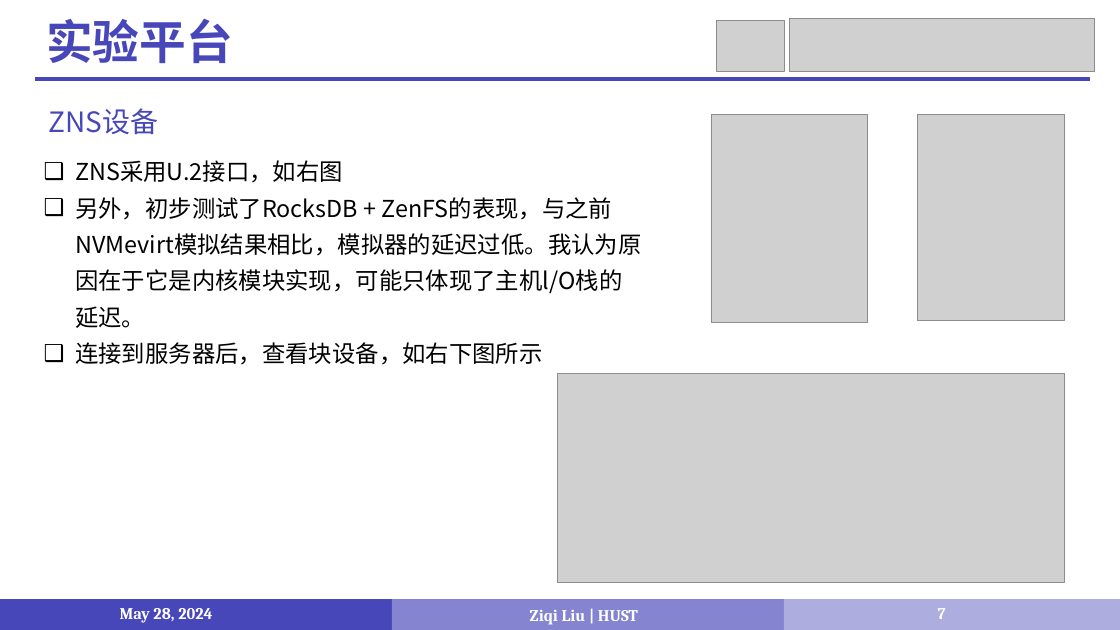
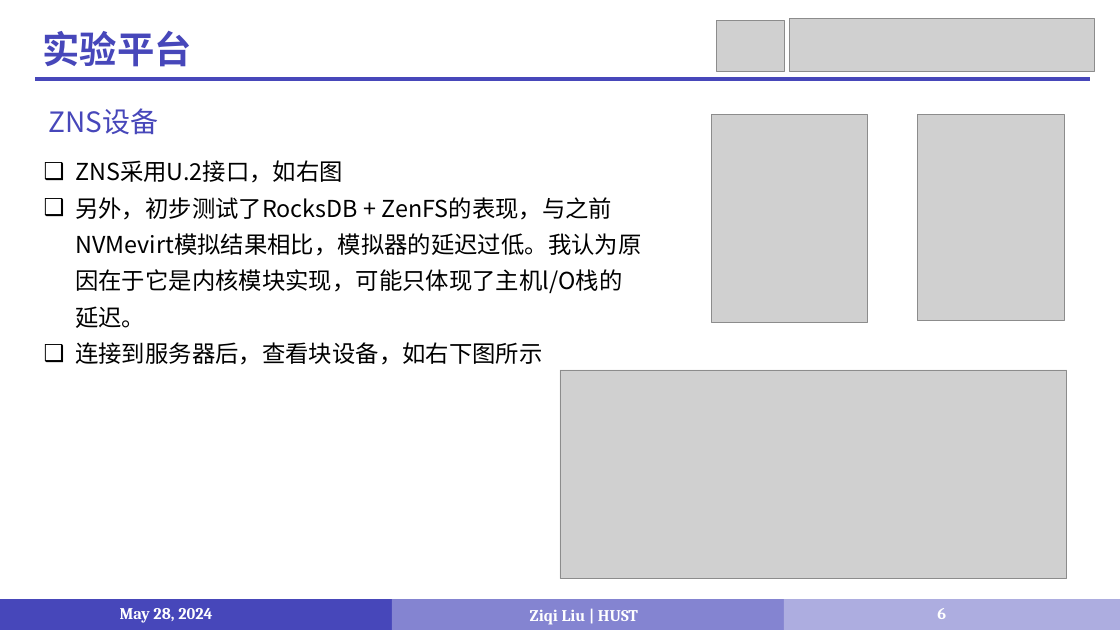
Before and after one commit to LiuziqiOvO/md, a slide deck: slide 6 of 毕设/毕设答辩.pptx (slide 7 before the commit). Drawn at 1120x630 pixels with LibreOffice and Linux fonts; fonts in the diff are those of the drawing; grey boxes stand for pictures. Boxes give left, top, right and bottom in pixels: in the first picture for what was removed or moved away, otherwise in the second. Text is boxed around its words. In the diff, an @@ line names an element or a change of style, - is before the commit and + after.

```diff
--- a/毕设/毕设答辩.pptx
+++ b/毕设/毕设答辩.pptx
@@ text "实验平台": place and size @@
-text "实验平台" at [46,19,233,63]
+text "实验平台" at [43,31,192,67]
@@ text "实验平台" at [43,31,192,67]: size 40 to 32 pt @@
@@ picture: place and size @@
-picture at [557,374,1064,582]
+picture at [560,370,1067,578]
@@ page number at [937,608,946,619]: text changed @@
-7
+6
```
Also in this commit, not shown: 3 other slides changed, 4 slides added, 1 slide removed, 3 other files.
